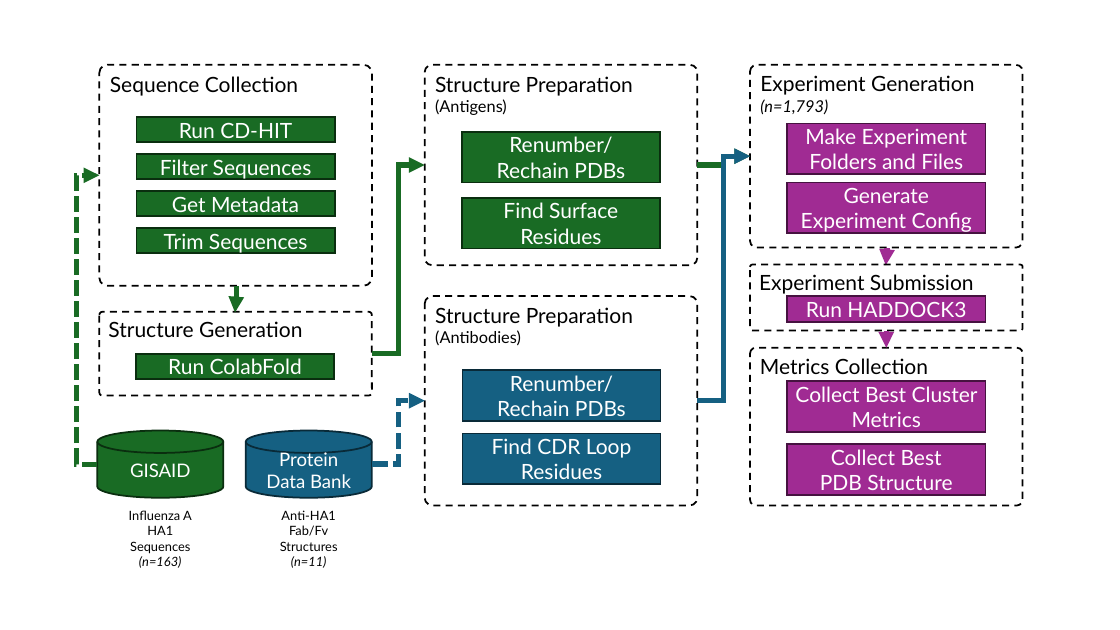
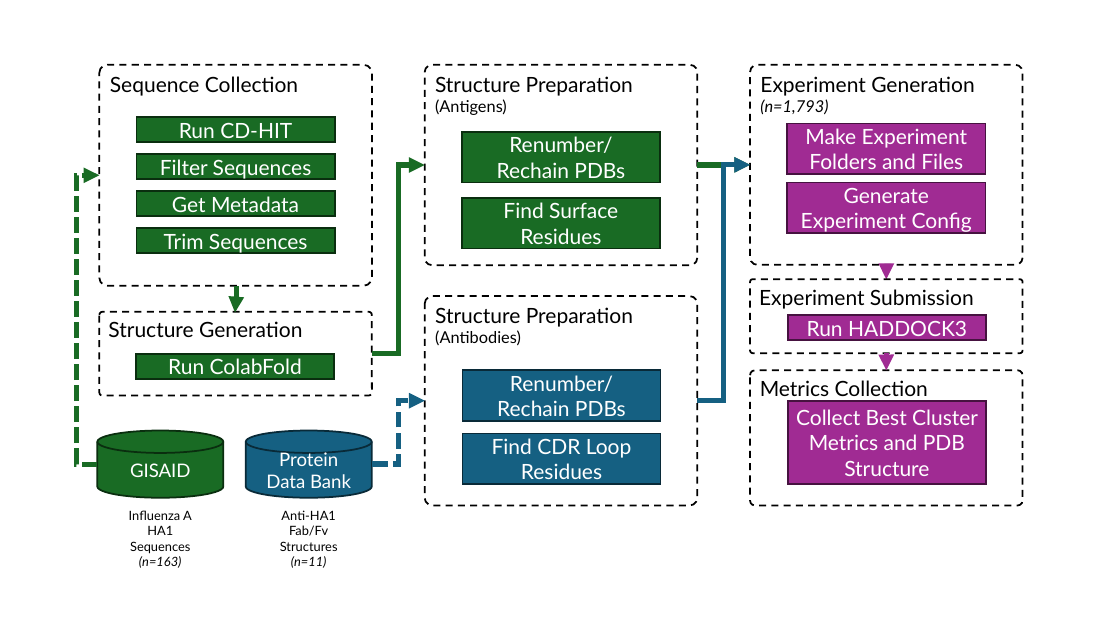
Before and after one commit to colbyford/Influenza_H5-Antibody_Predictions, a slide deck: slide 1 of figures/Workflow.pptx. Drawn at 1120x630 pixels with LibreOffice and Linux fonts; fonts in the diff are those of the drawing. Boxes give left, top, right and bottom in pixels: in the first picture for what was removed or moved away, otherwise in the second. Text is boxed around its words. In the diff, an @@ line names an element or a change of style, - is before the commit and + after.

```diff
--- a/figures/Workflow.pptx
+++ b/figures/Workflow.pptx
@@ rounded rectangle "Experiment Generation": place and size @@
-rounded rectangle "Experiment Generation" at [750, 65, 1023, 248]
+rounded rectangle "Experiment Generation" at [750, 65, 1023, 265]
@@ elbow arrow moved from (697, 401) - (750, 156) to (697, 401) - (750, 165) @@
@@ elbow arrow moved from (697, 165) - (750, 156) to (697, 165) - (750, 165) @@
@@ elbow arrow moved from (887, 248) - (886, 266) to (886, 265) - (886, 279) @@
@@ rounded rectangle "Experiment Submission": place and size @@
-rounded rectangle "Experiment Submission" at [750, 265, 1023, 330]
+rounded rectangle "Experiment Submission" at [750, 279, 1023, 353]
@@ rectangle "Run HADDOCK3": place and size @@
-rectangle "Run HADDOCK3" at [787, 297, 986, 322]
+rectangle "Run HADDOCK3" at [788, 315, 986, 340]
@@ elbow arrow moved from (886, 330) - (886, 348) to (886, 353) - (886, 371) @@
@@ rounded rectangle "Metrics Collection": place and size @@
-rounded rectangle "Metrics Collection" at [750, 348, 1023, 506]
+rounded rectangle "Metrics Collection" at [750, 371, 1023, 506]
@@ rectangle "Collect Best Cluster Metrics and ...": place and size @@
-rectangle "Collect Best Cluster Metrics and ..." at [787, 381, 986, 432]
+rectangle "Collect Best Cluster Metrics and ..." at [788, 402, 986, 485]
@@ text in rectangle at [796, 409, 978, 476]: text changed @@
-Collect Best Cluster Metrics
+Collect Best Cluster Metrics and PDB Structure
@@ rectangle removed at [787, 444, 986, 495] @@
-Collect Best
-PDB Structure
```
